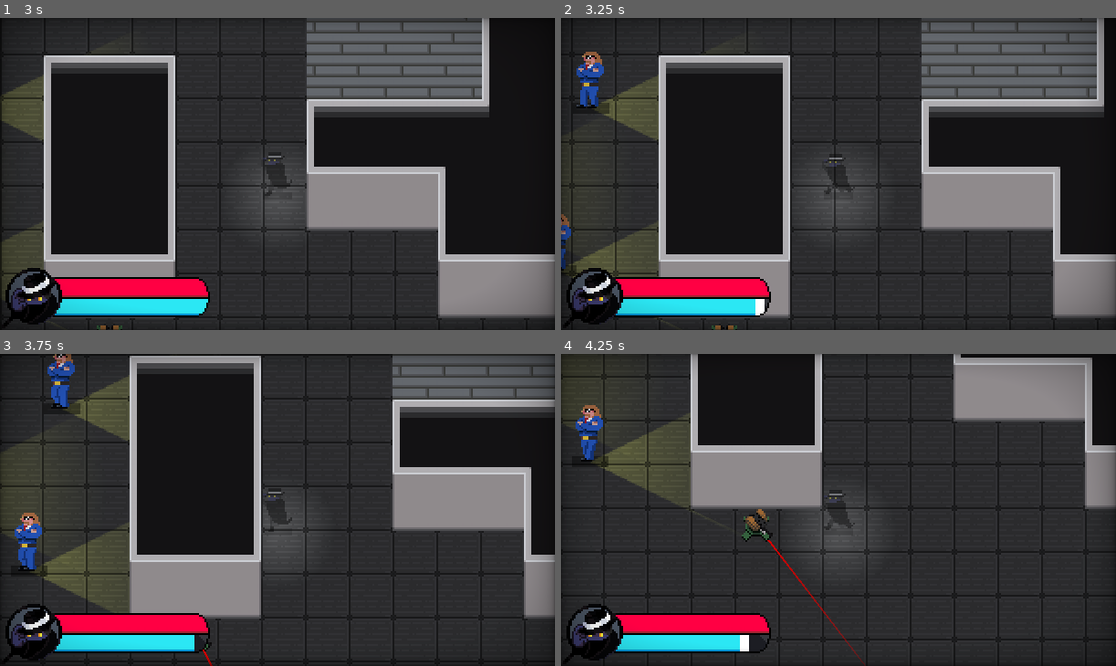
Above: before the commit, frames 1-4 (two rows, left to right).
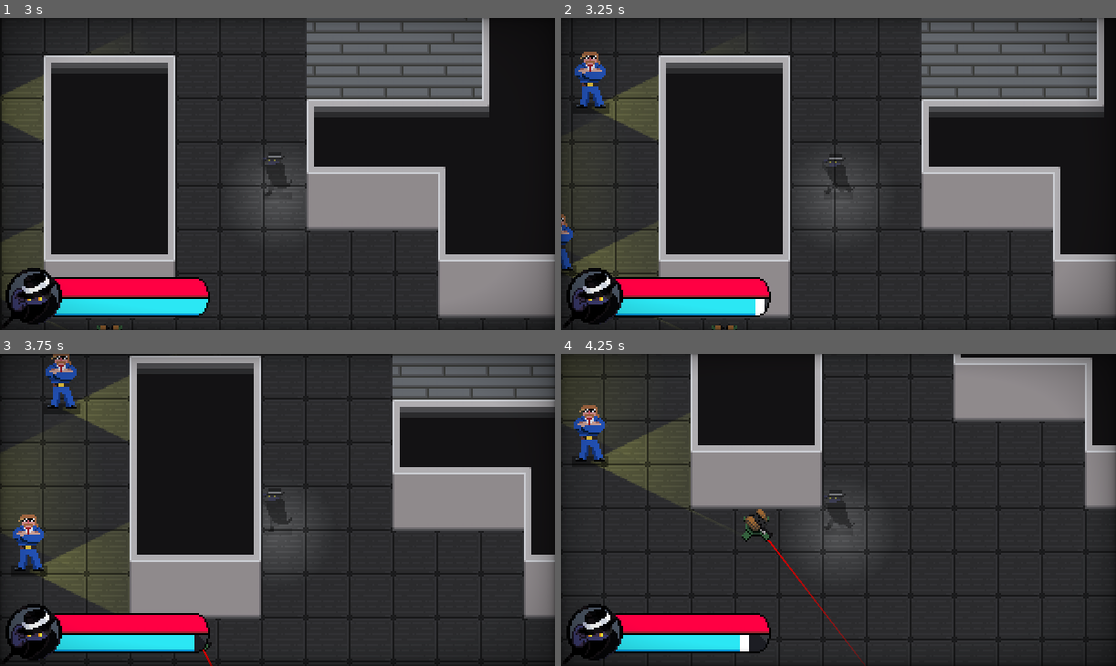
Above: after the commit, the same moments.

Repository: Cabidge/SGD1
Game: Godot game, scene res://assets/Main.tscn
Two runs of this game, one before a commit and one after it. Both use one fixed random seed, a clock stepped at 60 frames per second and the inputs below. The engine's default icon, where the game draws it, is replaced by a stand-in: a white triangle on a blue panel in a dark square.
Inputs (mouse positions are in pixels of both pictures, inside the frame that each line leads up to):
- Up to frame 1 (3 s): tap Enter (ui_accept) at 0.5, 0.77, 1.52, 2 s; move the mouse to (249, 236) at 0.52 s; press the mouse at (249, 236) at 0.53 s; hold W (move_up) 0.53-2.03 s; move the mouse to (444, 220) at 1.27 s; release the mouse at (444, 220) at 1.28 s; click (444, 220) at 1.35 s; move the mouse to (111, 127) at 2.02 s; hold Right mouse button (stealth) 2.03-2.78 s; hold A (move_left) from 2.03 s (still down); click (111, 127) at 2.3 s; move the mouse to (305, 174) at 2.77 s; click (305, 174) at 2.85 s
- Up to frame 2 (3.25 s): keep holding A (move_left); tap Enter (ui_accept) at 3.02 s
- Up to frame 3 (3.75 s): move the mouse to (194, 432) at 3.52 s; release A (move_left) at 3.53 s; press the mouse at (194, 432) at 3.53 s; hold S (move_down) from 3.53 s (still down)
- Up to frame 4 (4.25 s): keep holding S (move_down); tap Enter (ui_accept) at 3.77 s

Frame 1 is identical in both runs. In frame 2, 0.5% of the frame differs, in the area x 0-9%, y 10-81%; in frame 3, 1.0%, in the area x 2-14%, y 0-70%; in frame 4, 0.4%.
Error before the commit: Parse Error: The method "follow_path" isn't declared in the current class. (res://assets/guard/Guard.gd:8)

Commit message:
Guard random waypoint system added

Diff:
--- a/assets/guard/Guard.gd
+++ b/assets/guard/Guard.gd
@@ -2,17 +2,21 @@
 
 const MAX_SPEED = Global.TILE * 3
 
+var flipped = false setget set_flipped
+
+var vec : Vector2 = Vector2.ZERO
+
 onready var sprite = $Sprite
 
 func _physics_process(_delta):
-	if follow_path(MAX_SPEED):
-		sprite.animation = "walk"
-		sprite.flip_h = velocity.x > 0
-		var a = velocity.angle()
-		$Light2D.rotation = lerp_angle($Light2D.rotation,a,0.3)
-	else:
-		sprite.animation = "default"
-		velocity = Vector2.ZERO
-
+	# debug line
 	$Line2D.points = path
 	$Line2D.global_position = Vector2.ZERO
+
+func lerp_sight():
+	var a = vec.angle()
+	$Light2D.rotation = lerp_angle($Light2D.rotation,a,0.2)
+
+func set_flipped(new):
+	flipped = new
+	sprite.flip_h = flipped
--- a/assets/guard/Guard.tscn
+++ b/assets/guard/Guard.tscn
@@ -5,109 +5,109 @@
 [ext_resource path="res://assets/guard/sprites/dying.png" type="Texture" id=3]
 [ext_resource path="res://assets/guard/sprites/attack.png" type="Texture" id=4]
 [ext_resource path="res://assets/guard/Guard.gd" type="Script" id=5]
-[ext_resource path="res://StateMachine.gd" type="Script" id=6]
+[ext_resource path="res://assets/guard/GuardSM.gd" type="Script" id=6]
 [ext_resource path="res://assets/Shadow.tscn" type="PackedScene" id=7]
 [ext_resource path="res://assets/Spotlight45.png" type="Texture" id=8]
 
 [sub_resource type="AtlasTexture" id=1]
+atlas = ExtResource( 3 )
+region = Rect2( 0, 0, 32, 32 )
+
+[sub_resource type="AtlasTexture" id=2]
+atlas = ExtResource( 3 )
+region = Rect2( 32, 0, 32, 32 )
+
+[sub_resource type="AtlasTexture" id=3]
+atlas = ExtResource( 3 )
+region = Rect2( 0, 32, 32, 32 )
+
+[sub_resource type="AtlasTexture" id=4]
+atlas = ExtResource( 2 )
+region = Rect2( 0, 0, 32, 32 )
+
+[sub_resource type="AtlasTexture" id=5]
+atlas = ExtResource( 2 )
+region = Rect2( 32, 0, 32, 32 )
+
+[sub_resource type="AtlasTexture" id=6]
+atlas = ExtResource( 2 )
+region = Rect2( 64, 0, 32, 32 )
+
+[sub_resource type="AtlasTexture" id=7]
+atlas = ExtResource( 2 )
+region = Rect2( 0, 32, 32, 32 )
+
+[sub_resource type="AtlasTexture" id=8]
+atlas = ExtResource( 2 )
+region = Rect2( 32, 32, 32, 32 )
+
+[sub_resource type="AtlasTexture" id=9]
+atlas = ExtResource( 2 )
+region = Rect2( 64, 32, 32, 32 )
+
+[sub_resource type="AtlasTexture" id=10]
 atlas = ExtResource( 4 )
 region = Rect2( 64, 0, 32, 32 )
 
-[sub_resource type="AtlasTexture" id=2]
+[sub_resource type="AtlasTexture" id=11]
 atlas = ExtResource( 4 )
 region = Rect2( 96, 0, 32, 32 )
 
-[sub_resource type="AtlasTexture" id=3]
+[sub_resource type="AtlasTexture" id=12]
 atlas = ExtResource( 4 )
 region = Rect2( 128, 0, 32, 32 )
 
-[sub_resource type="AtlasTexture" id=4]
+[sub_resource type="AtlasTexture" id=13]
 atlas = ExtResource( 4 )
 region = Rect2( 0, 32, 32, 32 )
 
-[sub_resource type="AtlasTexture" id=5]
+[sub_resource type="AtlasTexture" id=14]
 atlas = ExtResource( 4 )
 region = Rect2( 32, 32, 32, 32 )
 
-[sub_resource type="AtlasTexture" id=6]
+[sub_resource type="AtlasTexture" id=15]
 atlas = ExtResource( 4 )
 region = Rect2( 64, 32, 32, 32 )
 
-[sub_resource type="AtlasTexture" id=7]
+[sub_resource type="AtlasTexture" id=16]
 atlas = ExtResource( 4 )
 region = Rect2( 96, 32, 32, 32 )
 
-[sub_resource type="AtlasTexture" id=8]
+[sub_resource type="AtlasTexture" id=17]
 atlas = ExtResource( 4 )
 region = Rect2( 128, 32, 32, 32 )
 
-[sub_resource type="AtlasTexture" id=9]
+[sub_resource type="AtlasTexture" id=18]
 atlas = ExtResource( 4 )
 region = Rect2( 0, 64, 32, 32 )
 
-[sub_resource type="AtlasTexture" id=10]
+[sub_resource type="AtlasTexture" id=19]
 atlas = ExtResource( 4 )
 region = Rect2( 32, 64, 32, 32 )
 
-[sub_resource type="AtlasTexture" id=11]
+[sub_resource type="AtlasTexture" id=20]
 atlas = ExtResource( 4 )
 region = Rect2( 64, 64, 32, 32 )
 
-[sub_resource type="AtlasTexture" id=12]
+[sub_resource type="AtlasTexture" id=21]
 atlas = ExtResource( 4 )
 region = Rect2( 96, 64, 32, 32 )
 
-[sub_resource type="AtlasTexture" id=13]
+[sub_resource type="AtlasTexture" id=22]
 atlas = ExtResource( 4 )
 region = Rect2( 128, 64, 32, 32 )
 
-[sub_resource type="AtlasTexture" id=14]
+[sub_resource type="AtlasTexture" id=23]
 atlas = ExtResource( 4 )
 region = Rect2( 0, 96, 32, 32 )
 
-[sub_resource type="AtlasTexture" id=15]
+[sub_resource type="AtlasTexture" id=24]
 atlas = ExtResource( 4 )
 region = Rect2( 32, 96, 32, 32 )
 
-[sub_resource type="AtlasTexture" id=16]
+[sub_resource type="AtlasTexture" id=25]
 atlas = ExtResource( 4 )
 region = Rect2( 64, 96, 32, 32 )
-
-[sub_resource type="AtlasTexture" id=17]
-atlas = ExtResource( 3 )
-region = Rect2( 0, 0, 32, 32 )
-
-[sub_resource type="AtlasTexture" id=18]
-atlas = ExtResource( 3 )
-region = Rect2( 32, 0, 32, 32 )
-
-[sub_resource type="AtlasTexture" id=19]
-atlas = ExtResource( 3 )
-region = Rect2( 0, 32, 32, 32 )
-
-[sub_resource type="AtlasTexture" id=20]
-atlas = ExtResource( 2 )
-region = Rect2( 0, 0, 32, 32 )
-
-[sub_resource type="AtlasTexture" id=21]
-atlas = ExtResource( 2 )
-region = Rect2( 32, 0, 32, 32 )
-
-[sub_resource type="AtlasTexture" id=22]
-atlas = ExtResource( 2 )
-region = Rect2( 64, 0, 32, 32 )
-
-[sub_resource type="AtlasTexture" id=23]
-atlas = ExtResource( 2 )
-region = Rect2( 0, 32, 32, 32 )
-
-[sub_resource type="AtlasTexture" id=24]
-atlas = ExtResource( 2 )
-region = Rect2( 32, 32, 32, 32 )
-
-[sub_resource type="AtlasTexture" id=25]
-atlas = ExtResource( 2 )
-region = Rect2( 64, 32, 32, 32 )
 
 [sub_resource type="SpriteFrames" id=26]
 animations = [ {
@@ -116,19 +116,19 @@
 "name": "default",
 "speed": 5.0
 }, {
-"frames": [ SubResource( 1 ), SubResource( 2 ), SubResource( 3 ), SubResource( 4 ), SubResource( 5 ), SubResource( 6 ), SubResource( 7 ), SubResource( 8 ), SubResource( 9 ), SubResource( 10 ), SubResource( 11 ), SubResource( 12 ), SubResource( 13 ), SubResource( 14 ), SubResource( 15 ), SubResource( 16 ) ],
-"loop": true,
-"name": "attack",
-"speed": 10.0
-}, {
-"frames": [ SubResource( 17 ), SubResource( 18 ), SubResource( 19 ) ],
+"frames": [ SubResource( 1 ), SubResource( 2 ), SubResource( 3 ) ],
 "loop": false,
 "name": "dying",
 "speed": 5.0
 }, {
-"frames": [ SubResource( 20 ), SubResource( 21 ), SubResource( 22 ), SubResource( 23 ), SubResource( 24 ), SubResource( 25 ) ],
+"frames": [ SubResource( 4 ), SubResource( 5 ), SubResource( 6 ), SubResource( 7 ), SubResource( 8 ), SubResource( 9 ) ],
 "loop": true,
 "name": "walk",
+"speed": 10.0
+}, {
+"frames": [ SubResource( 10 ), SubResource( 11 ), SubResource( 12 ), SubResource( 13 ), SubResource( 14 ), SubResource( 15 ), SubResource( 16 ), SubResource( 17 ), SubResource( 18 ), SubResource( 19 ), SubResource( 20 ), SubResource( 21 ), SubResource( 22 ), SubResource( 23 ), SubResource( 24 ), SubResource( 25 ) ],
+"loop": true,
+"name": "attack",
 "speed": 10.0
 } ]
 
@@ -146,12 +146,14 @@
 [node name="StateMachine" type="Node" parent="."]
 script = ExtResource( 6 )
 
+[node name="IdleTime" type="Timer" parent="StateMachine"]
+one_shot = true
+
 [node name="Sprite" type="AnimatedSprite" parent="."]
 light_mask = 0
 position = Vector2( 0, -16 )
 frames = SubResource( 26 )
 animation = "walk"
-frame = 3
 playing = true
 
 [node name="CollisionShape2D" type="CollisionShape2D" parent="."]
@@ -171,3 +173,4 @@
 texture_scale = 0.8
 color = Color( 0.976471, 1, 0.27451, 1 )
 shadow_enabled = true
+[connection signal="timeout" from="StateMachine/IdleTime" to="StateMachine" method="_on_IdleTime_timeout"]
--- /dev/null
+++ b/assets/guard/GuardSM.gd
@@ -0,0 +1,50 @@
+extends StateMachine
+
+onready var idle_time = $IdleTime
+
+func _ready():
+	add_state("idle")
+	add_state("patrol")
+	add_state("attack")
+	add_state("alarmed")
+	# backstab
+	add_state("stall")
+	add_state("death")
+	init_state(states.idle)
+
+func _state_logic(delta):
+	match state:
+		states.idle:
+			parent.lerp_vel(Vector2.ZERO, 0)
+		states.patrol:
+			parent.vec = parent.next_vector()
+			parent.lerp_vel(parent.vec, parent.MAX_SPEED, 0.2)
+			if parent.vec.x != 0:
+				parent.flipped = parent.vec.x > 0
+			parent.lerp_sight()
+
+	parent.handle_movement()
+
+func _transition(delta):
+	match state:
+		states.patrol:
+			if parent.vec == Vector2.ZERO:
+				return states.idle
+
+func _enter(new, _old):
+	match new:
+		states.idle:
+			parent.sprite.play("default")
+			idle_time.start()
+		states.patrol:
+			parent.sprite.play("walk")
+			parent.request_path()
+
+func _exit(old, _new):
+	match old:
+		states.idle:
+			idle_time.stop()
+
+
+func _on_IdleTime_timeout():
+	set_state(states.patrol)
